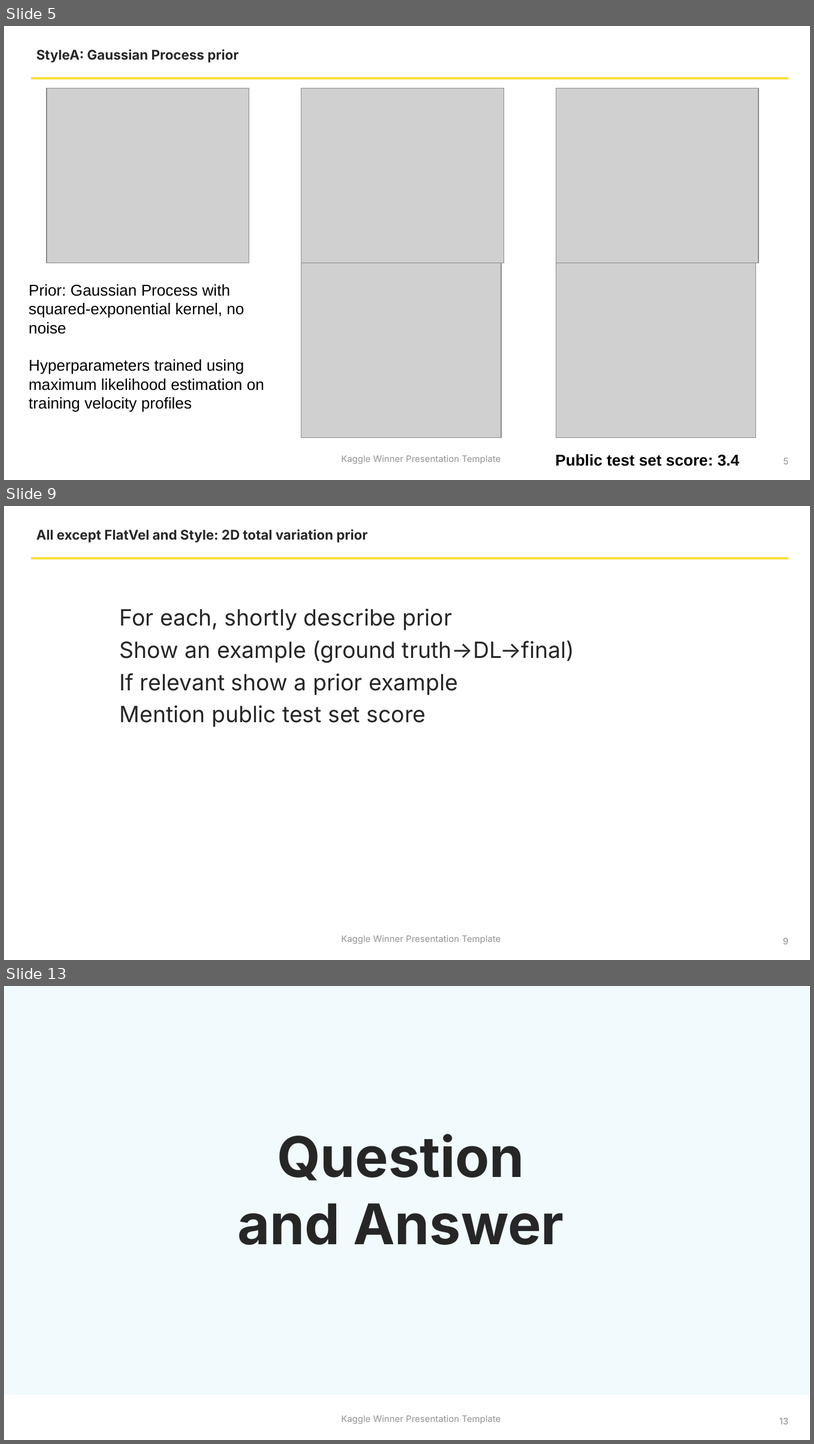
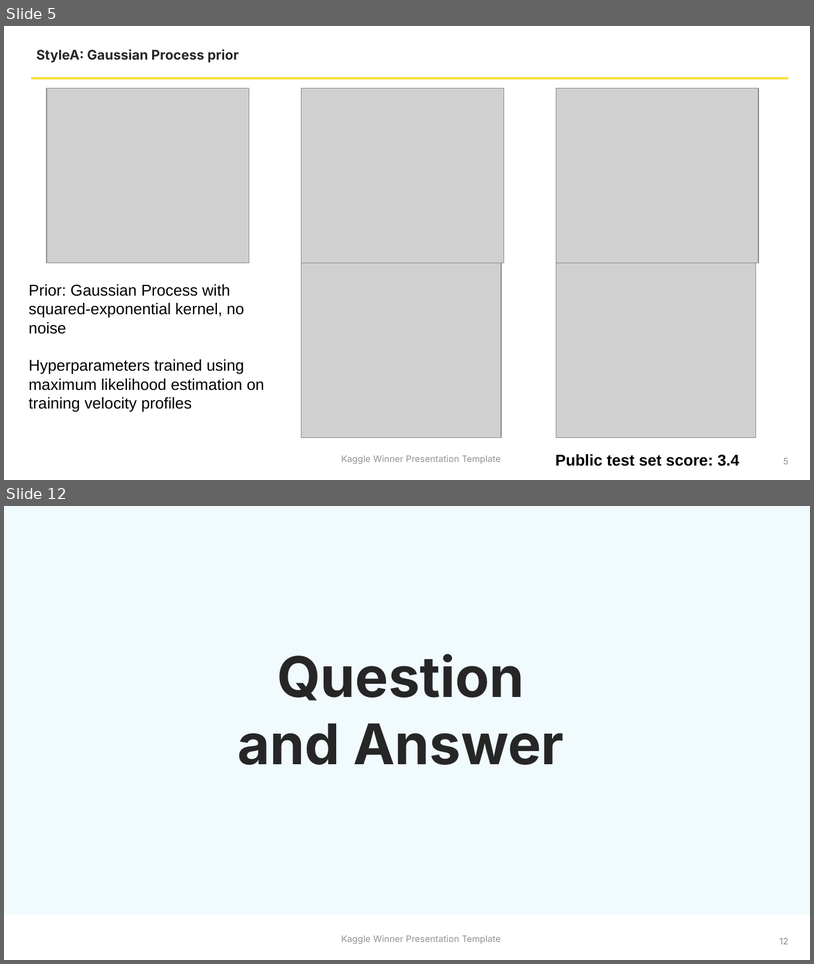
Before and after one commit to jcottaar/seismic, a slide deck: Kaggle Winner Call Jeroen Cottaar.pptx. Shown one above the other, each under a label of ours: slides 5, 9 and 13 before the commit, slides 5 and 12 after it; the slides between them are not shown. The pictures are 814x1444 and 814x964 pixels, drawn with LibreOffice and Linux fonts; fonts in the diff are those of the drawing; grey boxes stand for pictures; background and template pictures are left out. Boxes give left, top, right and bottom in pixels: in the first picture for what was removed or moved away, otherwise in the second. Text is boxed around its words. In the diff, an @@ line names an element or a change of style, - is before the commit and + after.

```diff
--- a/Kaggle Winner Call Jeroen Cottaar.pptx
+++ b/Kaggle Winner Call Jeroen Cottaar.pptx
@@ slide 9 removed at (4, 506, 810, 960), background #FFFFFF; not listed: 1 template element that a slide beside it also shows @@
@@ text removed at (36, 529, 368, 543) @@
-All except FlatVel and Style: 2D total variation prior
@@ line removed from (30, 558) to (789, 558) @@
@@ text removed at (120, 609, 575, 727) @@
-For each, shortly describe prior
-Show an example (ground truth->DL->final)
-If relevant show a prior example
-Mention public test set score
@@ page number removed at (783, 937, 789, 944) @@
-9
@@ what was slide 13 is now slide 12 @@
@@ page number at (780, 937, 789, 944): text changed @@
-13
+12
```
Also in this commit, not shown: 5 slides changed, 1 slide added, 1 other slide removed.
